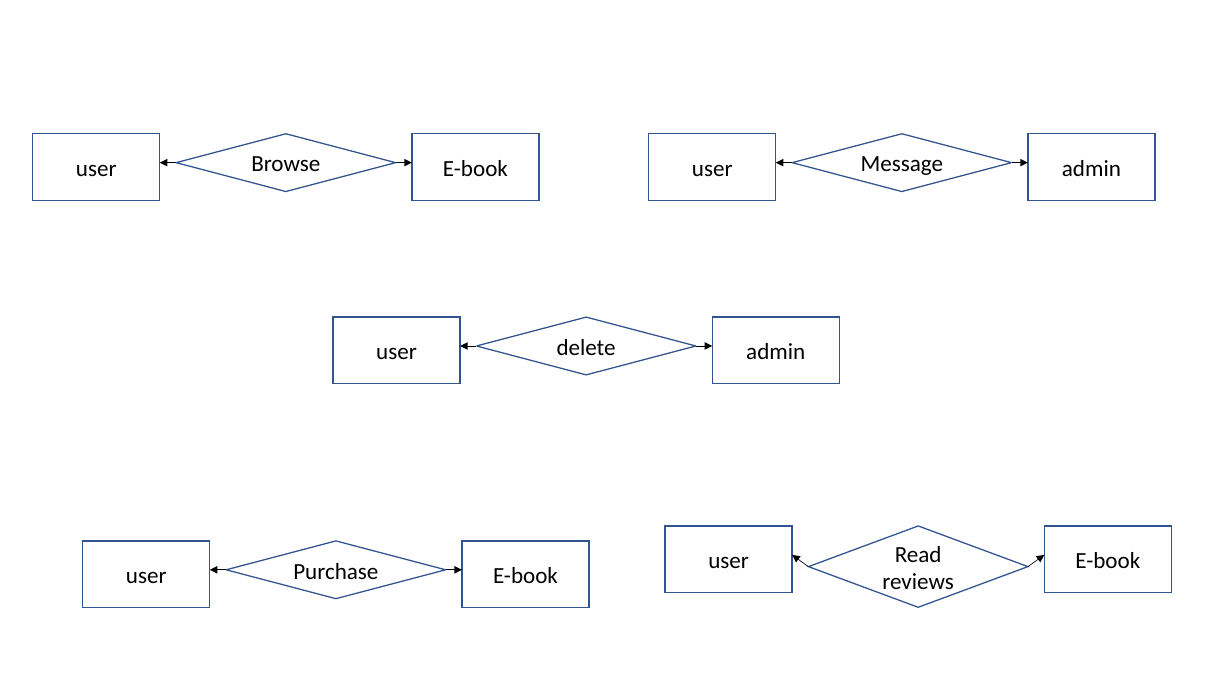
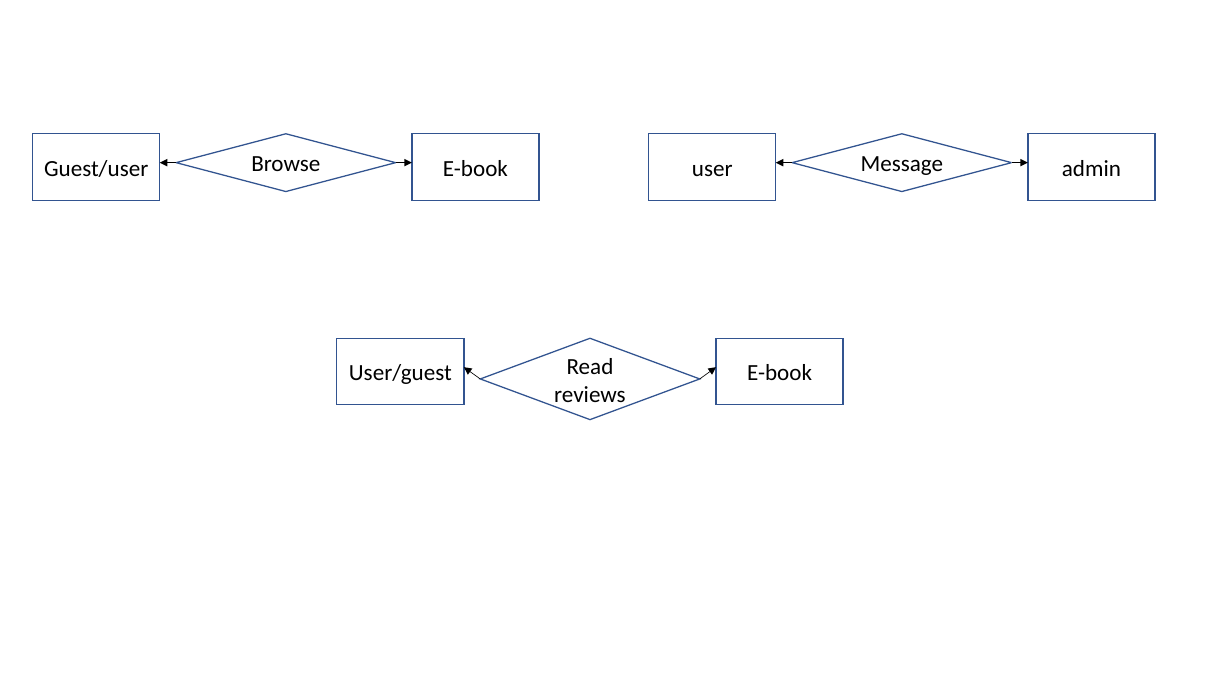
Before and after one commit to kamaln7/pik-a-book, a slide deck: slide 5 of ERD.pptx. Drawn at 1232x693 pixels with LibreOffice and Linux fonts; fonts in the diff are those of the drawing. Boxes give left, top, right and bottom in pixels: in the first picture for what was removed or moved away, otherwise in the second. Text is boxed around its words. In the diff, an @@ line names an element or a change of style, - is before the commit and + after.

Commit message:
ERD final

```diff
--- a/ERD.pptx
+++ b/ERD.pptx
@@ text in rectangle at (44, 160, 148, 177): text changed @@
-user
+Guest/user
@@ rectangle removed at (333, 317, 460, 384) @@
-user
@@ diamond removed at (477, 317, 697, 374) @@
-delete
@@ rectangle removed at (713, 317, 840, 384) @@
-admin
@@ arrow removed from (477, 346) to (460, 346) @@
@@ arrow removed from (696, 346) to (713, 346) @@
@@ text in rectangle at (349, 364, 452, 384): text changed @@
-user
+User/guest
@@ 2 rectangles, 2 arrows, 1 diamond: place and size @@
-2 rectangles, 2 arrows, 1 diamond at (665, 526, 1172, 607)
+2 rectangles, 2 arrows, 1 diamond at (337, 338, 844, 420)
@@ rectangle removed at (83, 541, 211, 607) @@
-user
@@ diamond removed at (226, 541, 446, 598) @@
-Purchase
@@ rectangle removed at (462, 541, 590, 607) @@
-E-book
@@ arrow removed from (226, 570) to (210, 570) @@
@@ arrow removed from (445, 570) to (462, 570) @@
```
Also in this commit, not shown: 3 other slides changed, 1 slide added.
